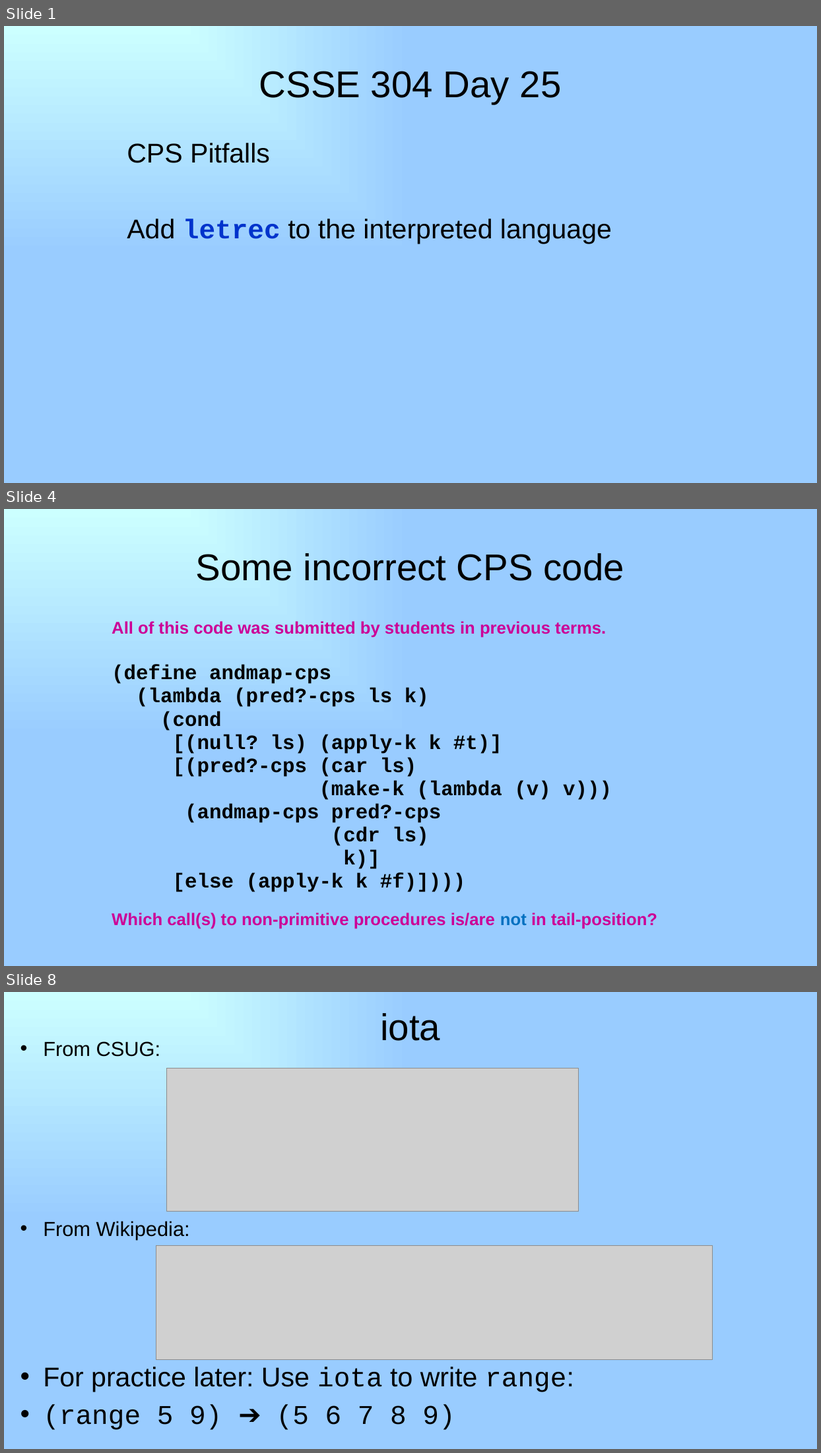
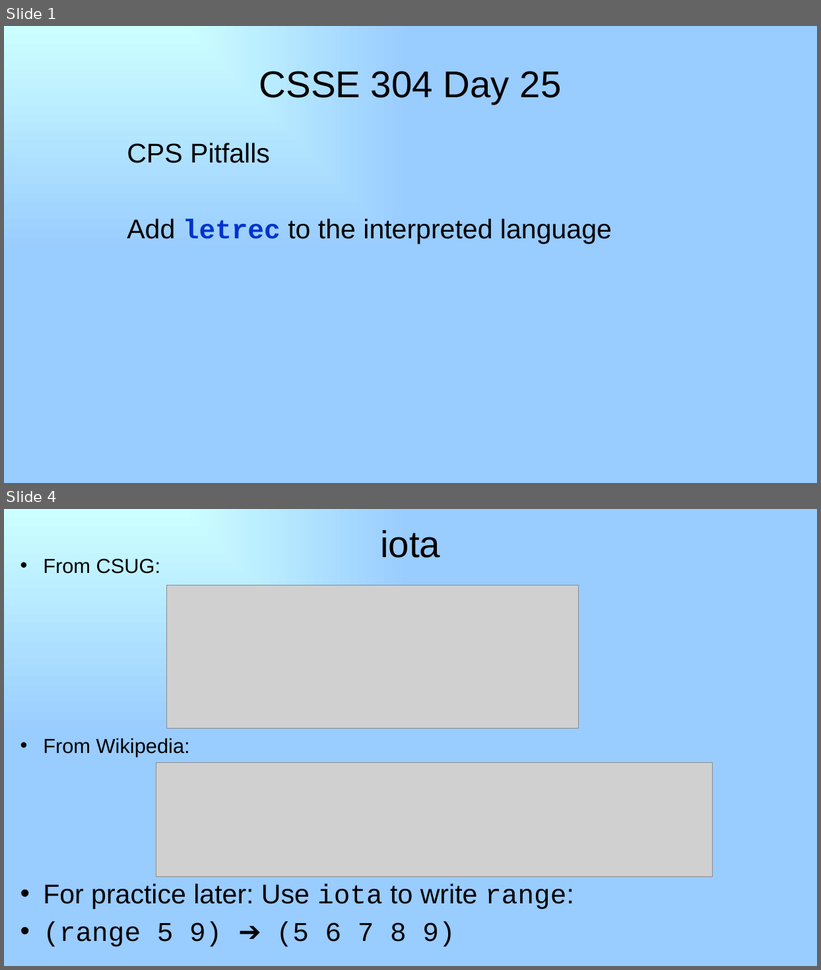
Before and after one commit to RHIT-CSSE/csse304, a slide deck: ClassMaterials/CPSMore2/25-letrec-In-Interpreter.pptx. Shown one above the other, each under a label of ours: slides 1, 4 and 8 before the commit, slides 1 and 4 after it; the slides between them are not shown. The pictures are 821x1453 and 821x970 pixels, drawn with LibreOffice and Linux fonts; fonts in the diff are those of the drawing; grey boxes stand for pictures. Boxes give left, top, right and bottom in pixels: in the first picture for what was removed or moved away, otherwise in the second. Text is boxed around its words. In the diff, an @@ line names an element or a change of style, - is before the commit and + after.

```diff
--- a/ClassMaterials/CPSMore2/25-letrec-In-Interpreter.pptx
+++ b/ClassMaterials/CPSMore2/25-letrec-In-Interpreter.pptx
@@ slide 4 removed at [4, 509, 817, 966], background gradient #CCFFFF to #99CCFF @@
@@ title removed at [196, 553, 624, 581] @@
-Some incorrect CPS code
@@ text removed at [112, 621, 657, 929] @@
-All of this code was submitted by students in previous terms.
-(define andmap-cps
-(lambda (pred?-cps ls k)
-(cond
-[(null? ls) (apply-k k #t)]
-[(pred?-cps (car ls)
-(make-k (lambda (v) v)))
-(andmap-cps pred?-cps
-(cdr ls)
-k)]
-[else (apply-k k #f)])))
-Which call(s) to non-primitive procedures is/are not in tail-position?
@@ what was slide 8 is now slide 4 @@
```
Also in this commit, not shown: 1 slide changed, 1 slide added, 4 other slides removed, 9 other files.
